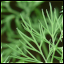
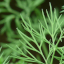
Revision of a layered 64x64 image; what changed, layer by layer:
removed layer "high" (was overlay, 51%) over (1, 1, 63, 63)
removed layer "border" (was dissolve) over (0, 0, 64, 64)
